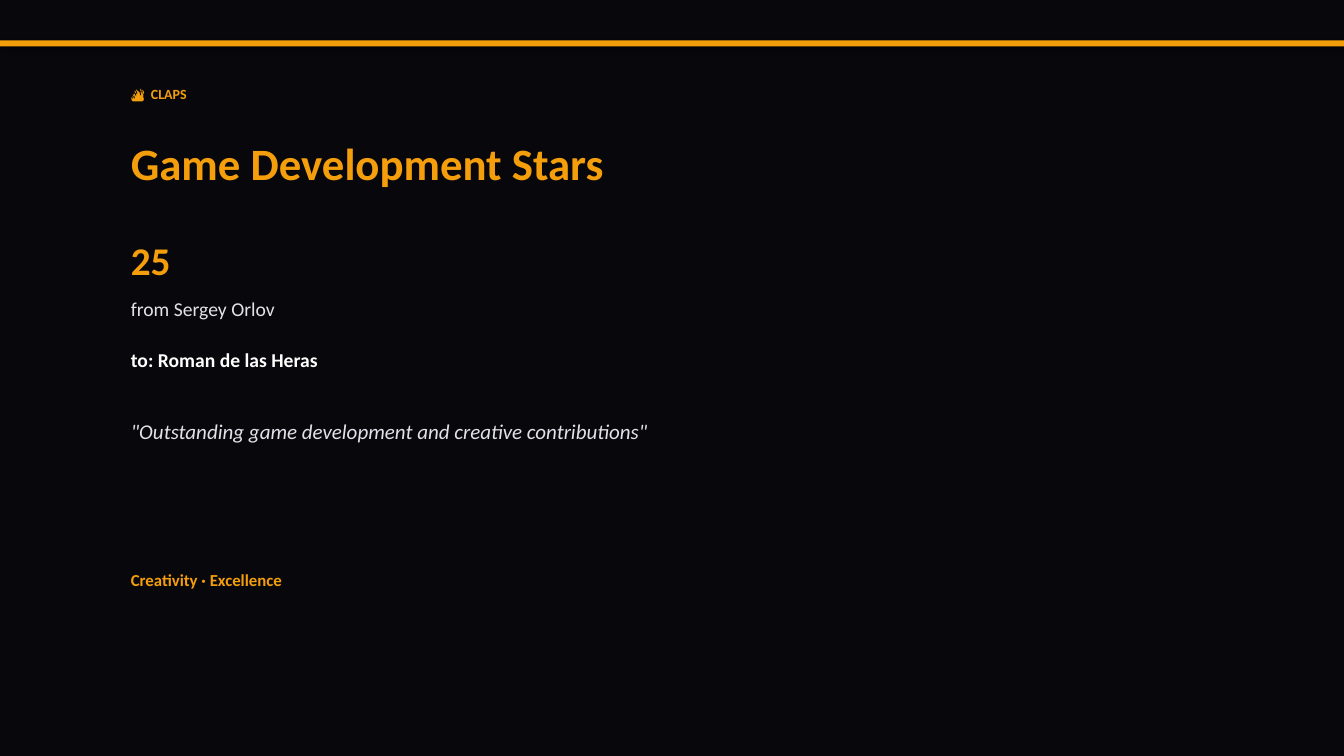
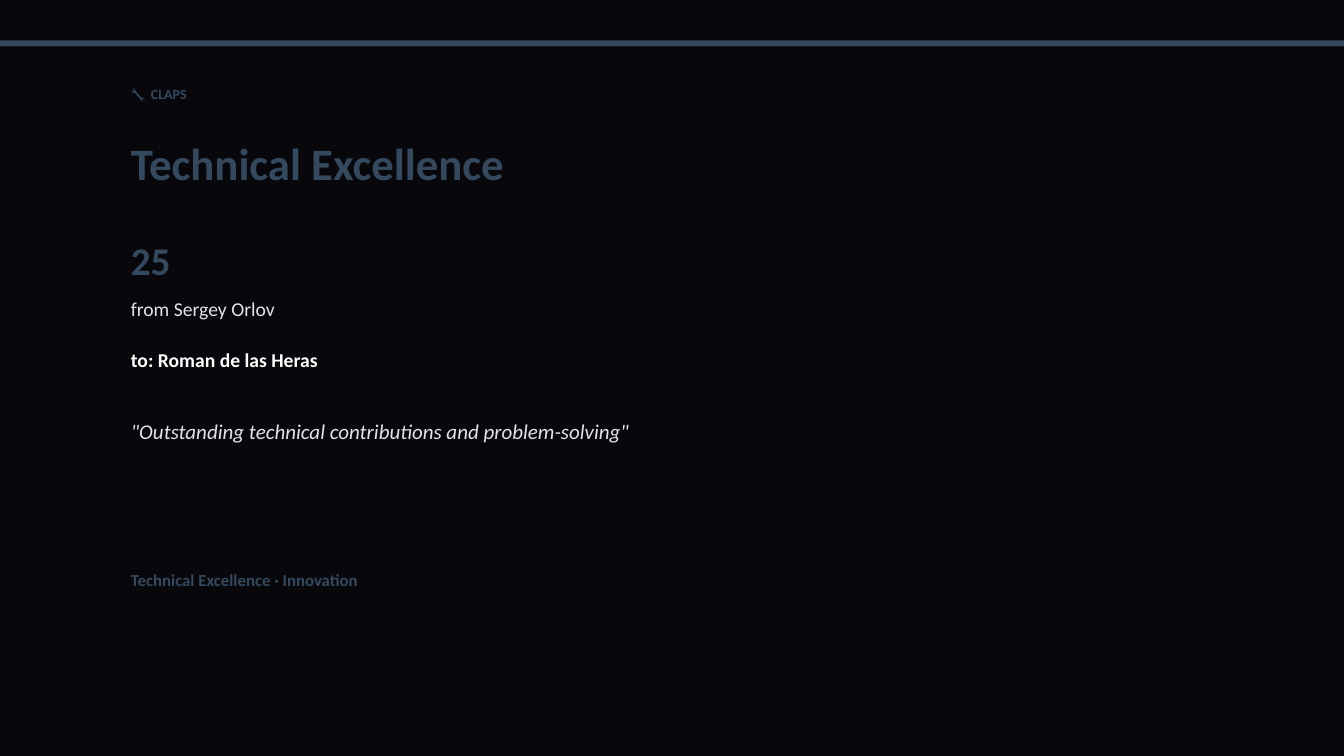
Before and after one commit to liliyagarifullina-maker/appodeal-pulse, a slide deck: slide 12 of data/archive/pulse_2026-03-14.pptx (slide 10 before the commit). Drawn at 1344x756 pixels with LibreOffice and Linux fonts; fonts in the diff are those of the drawing. Boxes give left, top, right and bottom in pixels: in the first picture for what was removed or moved away, otherwise in the second. Text is boxed around its words. In the diff, an @@ line names an element or a change of style, - is before the commit and + after.

```diff
--- a/data/archive/pulse_2026-03-14.pptx
+++ b/data/archive/pulse_2026-03-14.pptx
@@ rectangle at [0,40,1344,46]: fill #F59E0B to #34495E @@
@@ text at [151,90,187,99]: text changed; text colour #F59E0B to #34495E @@
-🔥 CLAPS
+🔧 CLAPS
@@ text at [131,149,503,180]: text changed; text colour #F59E0B to #34495E @@
-Game Development Stars
+Technical Excellence
@@ text "25" at [131,249,171,275]: text colour #F59E0B to #34495E @@
@@ text at [131,424,629,443]: text changed @@
-"Outstanding game development and creative contributions"
+"Outstanding technical contributions and problem-solving"
@@ text at [131,574,358,586]: text changed; text colour #F59E0B to #34495E @@
-Creativity · Excellence
+Technical Excellence · Innovation
```
Also in this commit, not shown: 13 other slides changed, 3 slides added, 2 slides removed, 2 other files.
